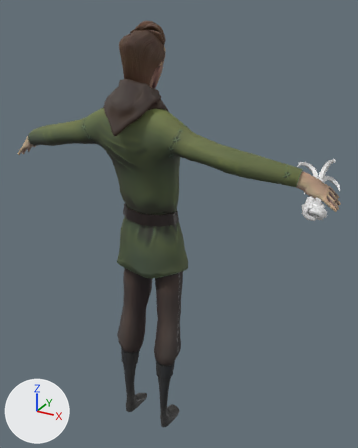
Renders of the Blender file Mhmd/Blender/Character/3rd Person/Loco_Items/OneHanded.blend from each side of a commit.
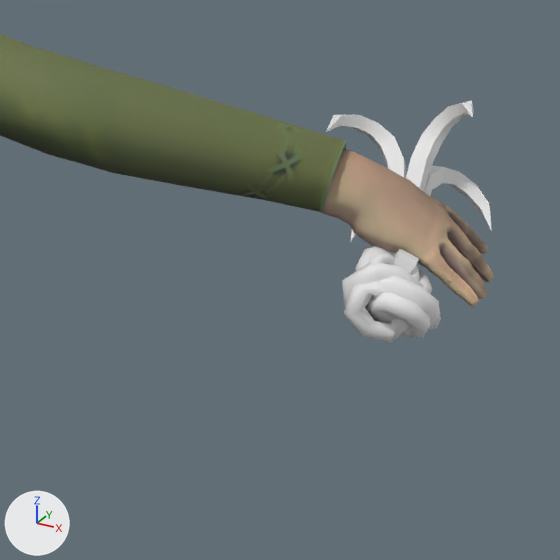
Each version is shown whole from a 50 mm camera at (1.037, -1.639, 1.854) aimed at (0.087, 0.087, 0.991), then close up on the part from 59% to 100% of the width and 30% to 62% of the height. Lighting does not change. The marker at lower left points along +X, +Y and +Z.

Objects in the first close-up: 'Hook_LP', 'mc_body.001', 'mc_clothing.003'.
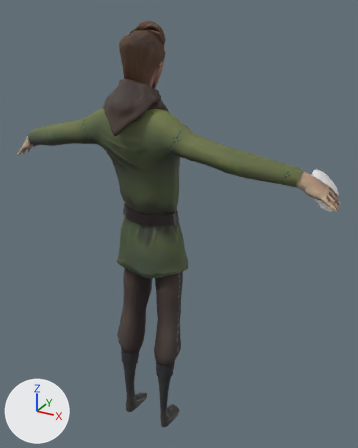
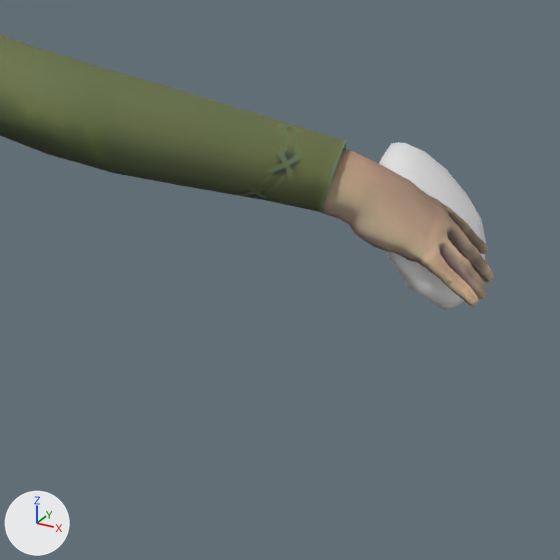
What differs and where, as boxes [x1, y1, x2, y2] in the close-ups (560 x 560 px):
'Hook_LP', hidden: before [326, 100, 492, 342]
'4.003', added: after [379, 142, 486, 309]
    faces in mat_stone (its picture is missing): [379, 142, 486, 309]

Edits to the bpy script that builds the scene:
```text
Add mat_3:
    mat_3 = principled_material('3')
    mat_3.base_color = (0.8, 0.8, 0.8)  # white #e7e7e7
Add mat_stone:
    mat_stone = principled_material('stone')
    mat_stone.base_color = (0.8, 0.8, 0.8)  # white #e7e7e7
Add mat_1:
    mat_1 = principled_material('1')
    mat_1.base_color = (0.8, 0.8, 0.8)  # white #e7e7e7
Add mat_4:
    mat_4 = principled_material('4')
    mat_4.base_color = (0.8, 0.8, 0.8)  # white #e7e7e7
Add mat_2_001:
    mat_2_001 = principled_material('2.001')
    mat_2_001.base_color = (0.8, 0.8, 0.8)  # white #e7e7e7
Add me_cylinder_010:
    me_cylinder_010.from_pydata(...)  # 731 vertices, 734 faces; spans x -0.027..0.112, y -0.019..0.043, z -0.045..0.15
    # faces by material slot: [16, 666, 18, 16, 18]
    me_cylinder_010.materials.append(mat_4)  # its picture is missing
    me_cylinder_010.materials.append(mat_stone)  # its picture is missing
    me_cylinder_010.materials.append(mat_1)  # its picture is missing
    me_cylinder_010.materials.append(mat_2_001)  # its picture is missing
    me_cylinder_010.materials.append(mat_3)  # its picture is missing
Change ob_hook_lp:
    add ob_hook_lp.hide_set(True)
Add ob_4_003:
    ob_4_003 = bpy.data.objects.new('4.003', me_cylinder_010)
    ob_4_003.location = (0.667, 0.035, 1.249)
    ob_4_003.rotation_euler = (-1.144, 0.488, 0.464)  # degrees (-66, 28, 27)
```
